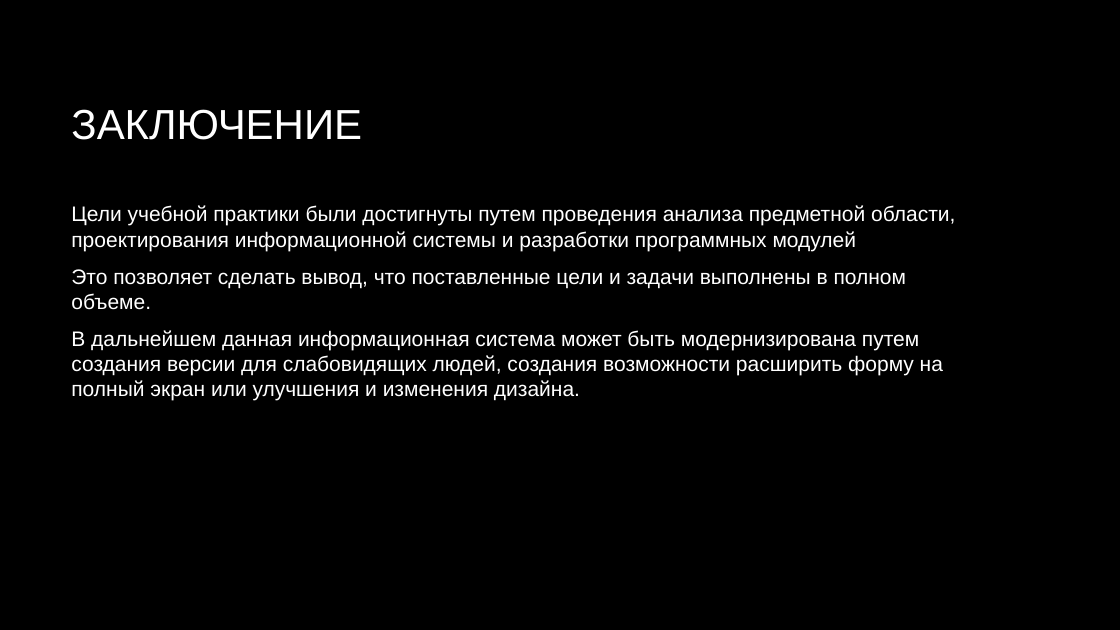
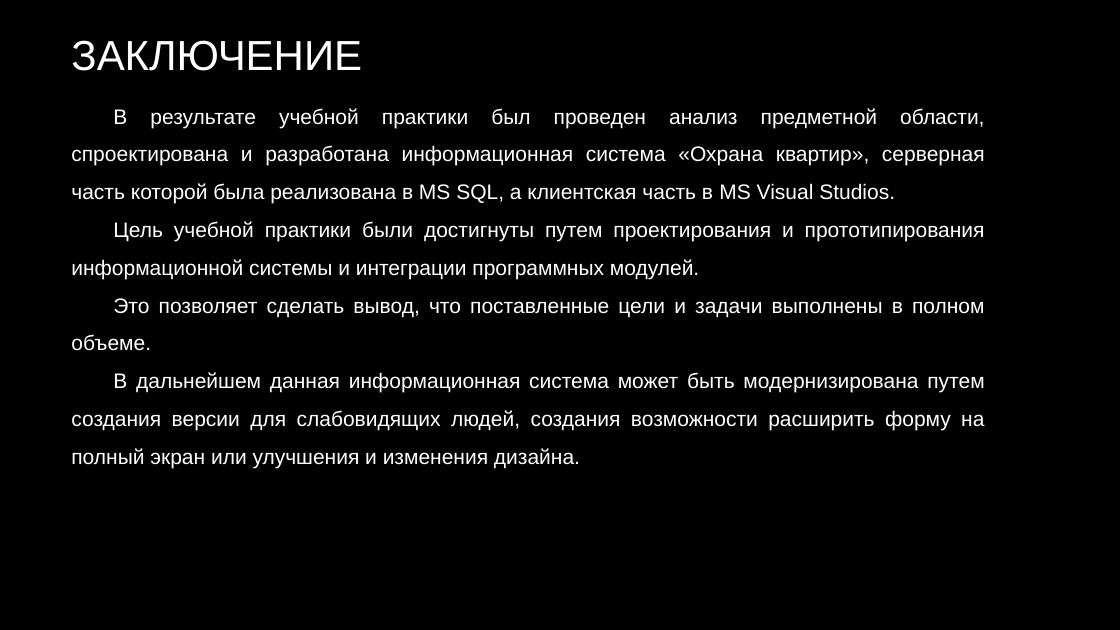
Before and after one commit to APET138/ISPP-5, a slide deck: slide 17 of Охрана квартир.pptx (slide 11 before the commit). Drawn at 1120x630 pixels with LibreOffice and Linux fonts; fonts in the diff are those of the drawing; background and template pictures are left out. Boxes give left, top, right and bottom in pixels: in the first picture for what was removed or moved away, otherwise in the second. Text is boxed around its words. In the diff, an @@ line names an element or a change of style, - is before the commit and + after.

```diff
--- a/Охрана квартир.pptx
+++ b/Охрана квартир.pptx
@@ title "ЗАКЛЮЧЕНИЕ": place and size @@
-title "ЗАКЛЮЧЕНИЕ" at box(71, 109, 362, 140)
+title "ЗАКЛЮЧЕНИЕ" at box(71, 40, 362, 71)
@@ text "В результате учебной практики был ...": place and size @@
-text "В результате учебной практики был ..." at box(71, 205, 955, 401)
+text "В результате учебной практики был ..." at box(71, 108, 985, 468)
@@ text at box(71, 108, 985, 279): text changed @@
-Цели учебной практики были достигнуты путем проведения анализа предметной области, проектирования информационной системы и разработки программных модулей
+В результате учебной практики был проведен анализ предметной области, спроектирована и разработана информационная система «Охрана квартир», серверная часть которой была реализована в MS SQL, а клиентская часть в MS Visual Studios.
+Цель учебной практики были достигнуты путем проектирования и прототипирования информационной системы и интеграции программных модулей.
@@ text at box(71, 298, 985, 468): alignment left to justified; indent changed; line spacing 1 to 1.5; less space between paragraphs @@
```
Also in this commit, not shown: 6 other slides changed, 8 slides added, 2 slides removed, 2 other files.
